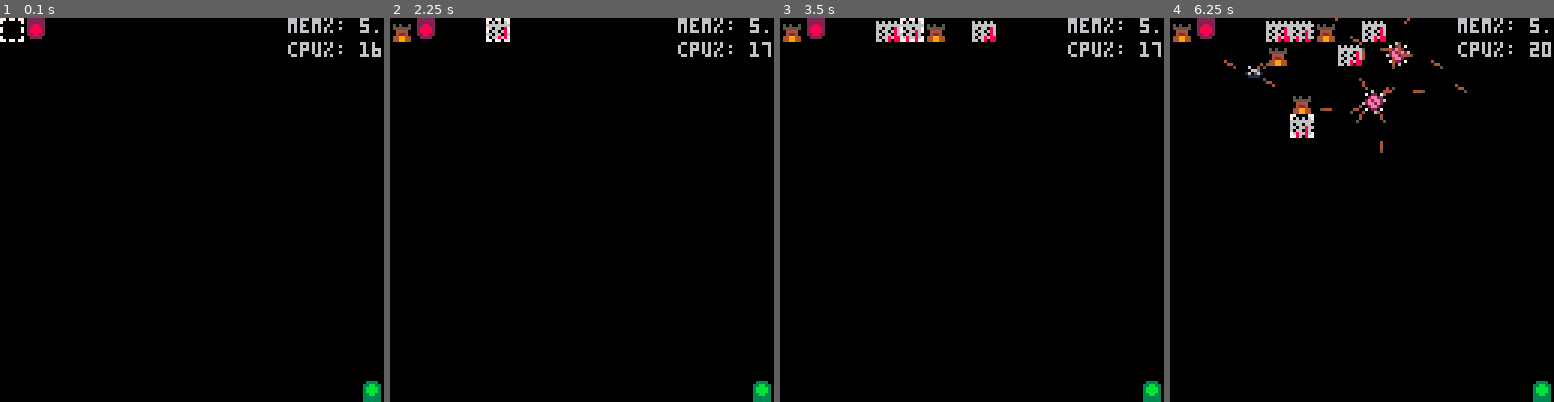
Above: before the commit, frames 1-4 (left to right).
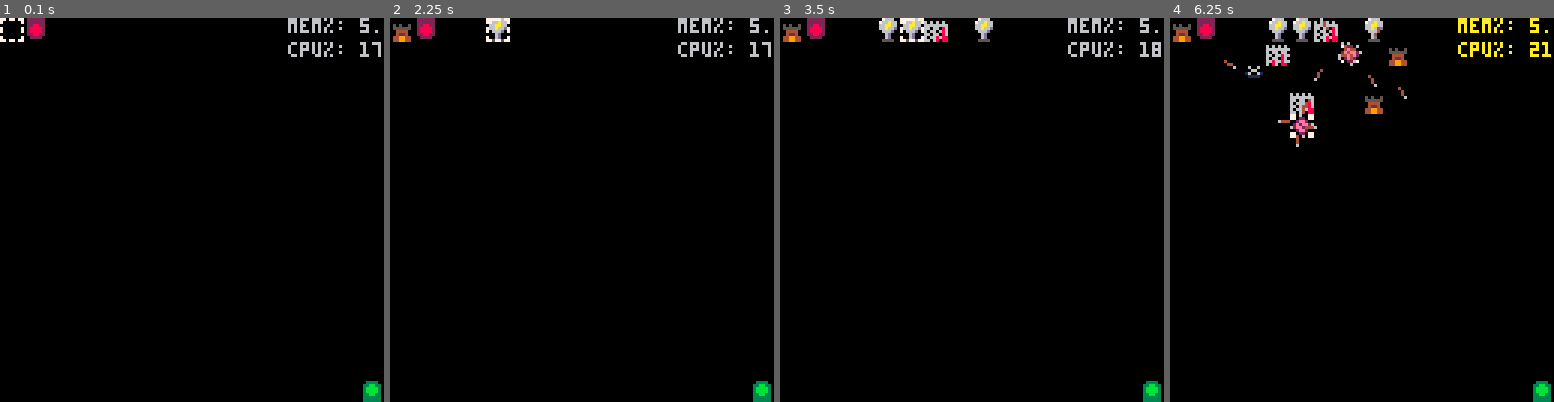
Above: after the commit, the same moments.

Repository: ClaytonKnittel/pico8-test
Game: PICO-8 cartridge clatt.p8
Same seed, same stepped clock (60 frames per second), same inputs: the game is played once before the commit and once after it.
Inputs:
- Up to frame 1 (0.1 s): no input
- Up to frame 2 (2.25 s): tap X (X key) at 0.33, 1.07, 1.85 s; tap O (Z key) at 0.7, 1.7, 2.1 s; hold Right 1.6-2.1 s; hold Up from 2.15 s (still down)
- Up to frame 3 (3.5 s): release Up at 2.42 s; hold Right 2.47-3.03 s; tap O (Z key) at 2.5, 2.9, 3.3 s; tap X (X key) at 2.97 s; hold Left from 3.08 s (still down)
- Up to frame 4 (6.25 s): release Left at 3.58 s; hold Down 3.63-3.97 s; tap O (Z key) every 0.4 s from 3.7 to 6.1 s; hold Right 4.02-4.68 s; tap X (X key) at 4.08, 5.2 s; hold Up 4.73-5.03 s; hold Left 5.08-5.68 s; hold Down 5.73-6.03 s; hold Right from 6.08 s (still down)

The runs differ from the first frame. In frame 1, less than 0.1% of the frame differs, in the area x 96-100%, y 6-11%; in frame 2, 0.2%; in frame 3, 1.1%; in frame 4, 4.0%, in the area x 16-100%, y 0-36%.

Commit message:
lightning

Diff:
--- a/clatt.p8
+++ b/clatt.p8
@@ -32,7 +32,8 @@
   ENTRANCE = 7,
   ARCHER = 8,
   ARROW = 9,
-  PINWHEEL = 13
+  PINWHEEL = 13,
+  LIGHTNING = 14,
 }
 
 TypeId = {
@@ -45,7 +46,8 @@
   ENEMY_HOLD = 4,
   ARCHER = 5,
   ENEMY = 6,
-  PINWHEEL = 7
+  PINWHEEL = 7,
+  LIGHTNING = 8,
 }
 
 selected_tower = TypeId.WALL
@@ -524,7 +526,6 @@
     return direction
   end
 
-  -- Returns how many tiles the enemy moves per game tick.
   function enemy.speed()
     return 1 / MAX_PROGRESS
   end
@@ -553,7 +554,6 @@
     frames += 1
 
     if fire_rate_cooldown == 0 then
-      -- find target enemy
       local target_enemy = nil
       local target_enemy_distance = 32
       for _, entity in entity_map.entities() do
@@ -569,7 +569,6 @@
         end
       end
 
-      -- brrrrr
       if target_enemy ~= nil then
         local function spawn_arrow()
           local archer_pos = archer.pos()
@@ -578,9 +577,6 @@
           local enemy_dir = target_enemy.direction()
           local enemy_speed = target_enemy.speed()
 
-          -- Make a guess for where the enemy will be by the time our arrow
-          -- would reach them had we aimed straight for them, and aim for there
-          -- instead.
           local distance_to_enemy = PosMagnitude(PosSub(target_pos, archer_pos))
           local scale = enemy_speed / ARROW_SPEED * distance_to_enemy
           local to_add = PosScale(DirDelta(enemy_dir), scale)
@@ -631,13 +627,18 @@
     local result = {
       should_erase = false,
     }
+    if grid.tile(pos) ~= TypeId.PINWHEEL then
+      result.should_erase = true
+      return result
+    end
+
     frames += 1
 
     if fire_rate_cooldown == 0 then
       for i = 0, n_directions - 1 do
         local angle_offset = i / n_directions
         local spin_angle = (frames % spin_rate) / spin_rate
-        local angle = angle_offset + spin_angle
+        local angle = angle_offset - spin_angle
 
         local pos_x = cos(angle)
         local pos_y = sin(angle)
@@ -659,7 +660,7 @@
   end
 
   function pinwheel.draw()
-    -- handled via map tiles
+    -- pass
   end
 
   function pinwheel.type_id()
@@ -674,6 +675,89 @@
   end
 
   return pinwheel
+end
+
+function MakeLightning(pos)
+  local lightning = {}
+
+  local range = 6
+  local fire_rate = 60
+  local fire_rate_cooldown = 0
+  local firing_length = 4
+  local active_beam_frames = 0
+  local frames = 0
+
+  local target_pixel_pos = { x = 0, y = 0 }
+
+  function lightning.update()
+    local result = {
+      should_erase = false,
+    }
+    if grid.tile(pos) ~= TypeId.LIGHTNING then
+      result.should_erase = true
+      return result
+    end
+
+    frames += 1
+
+    if active_beam_frames > 0 then
+      active_beam_frames -= 1
+    end
+
+    if fire_rate_cooldown == 0 then
+      local target_enemy = nil
+      local target_enemy_distance = 999
+      for _, entity in entity_map.entities() do
+        if entity.type_id() == TypeId.ENEMY then
+          local enemy_pos = entity.pos()
+          local enemy_distance = PosMagnitude(PosSub(enemy_pos, lightning.pos()))
+          if enemy_distance < range then
+            if enemy_distance < target_enemy_distance then
+              target_enemy_distance = enemy_distance
+              target_enemy = entity
+            end
+          end
+        end
+      end
+
+      if target_enemy != nil then
+        target_pixel_pos.x = target_enemy.pos().x * TILE_WIDTH
+        target_pixel_pos.y = target_enemy.pos().y * TILE_WIDTH
+        active_beam_frames = firing_length
+        fire_rate_cooldown = fire_rate
+      end
+    else
+      fire_rate_cooldown -= 1
+    end
+
+    return result
+  end
+
+  function lightning.draw()
+    if active_beam_frames == 0 then
+      return
+    end
+
+    local start_x = (pos.x + 0.5) * TILE_WIDTH
+    local start_y = (pos.y + 0.5) * TILE_WIDTH
+
+    line(start_x - 1, start_y, target_pixel_pos.x, target_pixel_pos.y, 12)
+    line(start_x + 1, start_y, target_pixel_pos.x, target_pixel_pos.y, 12)
+    line(start_x, start_y, target_pixel_pos.x, target_pixel_pos.y, 10)
+  end
+
+  function lightning.type_id()
+    return TypeId.LIGHTNING
+  end
+
+  function lightning.pos()
+    return {
+      x = pos.x + 0.5,
+      y = pos.y + 0.5,
+    }
+  end
+
+  return lightning
 end
 
 function MakeEntityMap()
@@ -754,7 +838,6 @@
     if grid_tile_type == TypeId.EMPTY then
       local added = grid.try_set_tile(cursor_pos, selected_tower_type)
       if added then
-        -- clone cursor_pos since cursor_pos is mutated:
         local tower_pos = {
           x = cursor_pos.x,
           y = cursor_pos.y,
@@ -764,11 +847,16 @@
             return MakeArcher(tower_pos)
           end
           assert(entity_map.try_spawn(spawn_archer))
-        elseif selected_tower == TypeId.PINWHEEL then
+        elseif selected_tower_type == TypeId.PINWHEEL then
           local function spawn_pinwheel()
             return MakePinwheel(tower_pos)
           end
           assert(entity_map.try_spawn(spawn_pinwheel))
+        elseif selected_tower_type == TypeId.LIGHTNING then
+          local function spawn_lightning()
+            return MakeLightning(tower_pos)
+          end
+          assert(entity_map.try_spawn(spawn_lightning))
         end
       end
     elseif grid_tile_type == selected_tower_type then
@@ -782,6 +870,8 @@
       selected_tower = TypeId.ARCHER
     elseif selected_tower == TypeId.ARCHER then
       selected_tower = TypeId.PINWHEEL
+    elseif selected_tower == TypeId.PINWHEEL then
+      selected_tower = TypeId.LIGHTNING
     else
       selected_tower = TypeId.WALL
     end
@@ -810,6 +900,8 @@
         id = TileSpriteId.ARCHER
       elseif tile == TypeId.PINWHEEL then
         id = TileSpriteId.PINWHEEL
+      elseif tile == TypeId.LIGHTNING then
+        id = TileSpriteId.LIGHTNING
       elseif tile == TypeId.ENEMY_HOLD then
         id = 36
       else
Not shown, changed: 28 lines of the sprite sheet (__gfx__) section of clatt.p8
